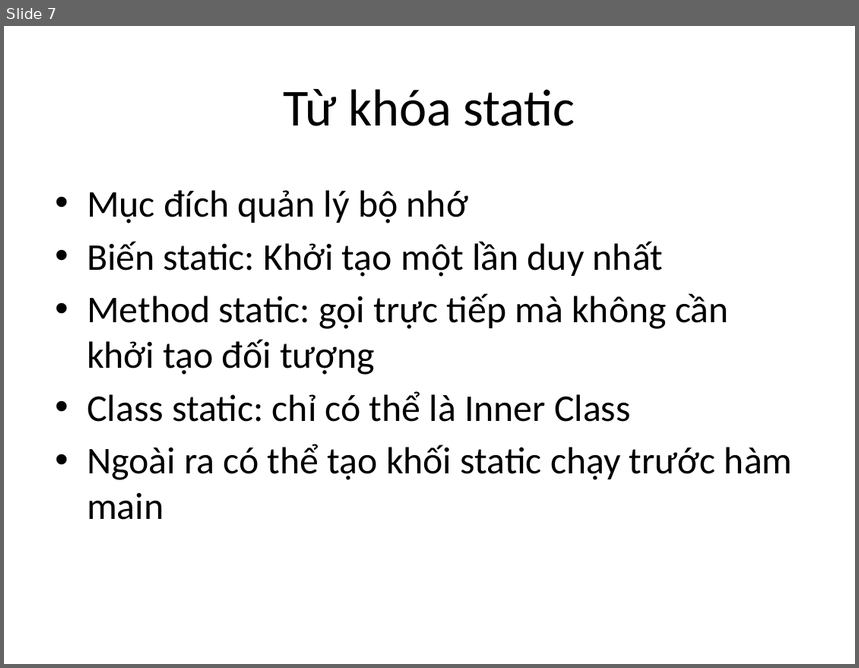
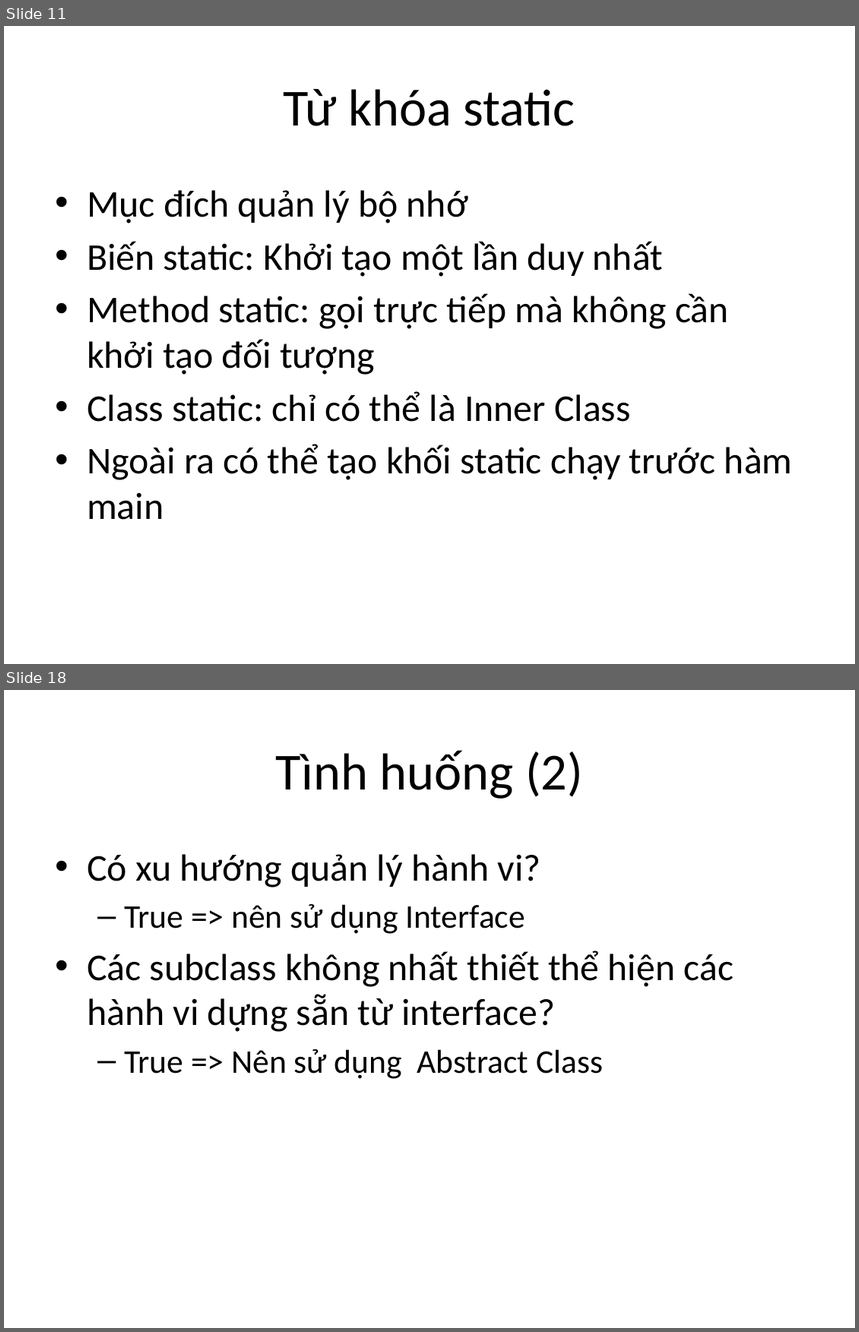
Before and after one commit to phithanh97cs/T3H, a slide deck: 5. Other/Free/Abstract and Interface.pptx. Shown one above the other, each under a label of ours: slide 7 before the commit, slides 11 and 18 after it; the slides between them are not shown. The pictures are 859x668 and 859x1332 pixels, drawn with LibreOffice and Linux fonts; fonts in the diff are those of the drawing. Boxes give left, top, right and bottom in pixels: in the first picture for what was removed or moved away, otherwise in the second. Text is boxed around its words. In the diff, an @@ line names an element or a change of style, - is before the commit and + after.

```diff
--- a/5. Other/Free/Abstract and Interface.pptx
+++ b/5. Other/Free/Abstract and Interface.pptx
@@ slide 18 added at [4, 690, 855, 1328], background #FFFFFF @@
@@ title added at [275, 750, 583, 799], 44 pt, text #000000 @@
+Tình huống (2)
@@ text added at [87, 854, 734, 1079], 32 pt, text #000000 @@
+• Có xu hướng quản lý hành vi?
+  – True => nên sử dụng Interface
+• Các subclass không nhất thiết thể hiện các hành vi dựng sẵn từ interface?
+  – True => Nên sử dụng Abstract Class
@@ what was slide 7 is now slide 11 @@
```
Also in this commit, not shown: 1 slide changed, 12 other slides added, 12 slides removed, 10 other files.
